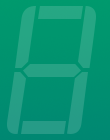
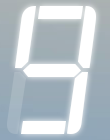
Two versions of the same layered image (110×140). Layer-by-layer changes:
added layer "Layer 2" above "Back" over (x1=0, y1=0, x2=110, y2=140)
